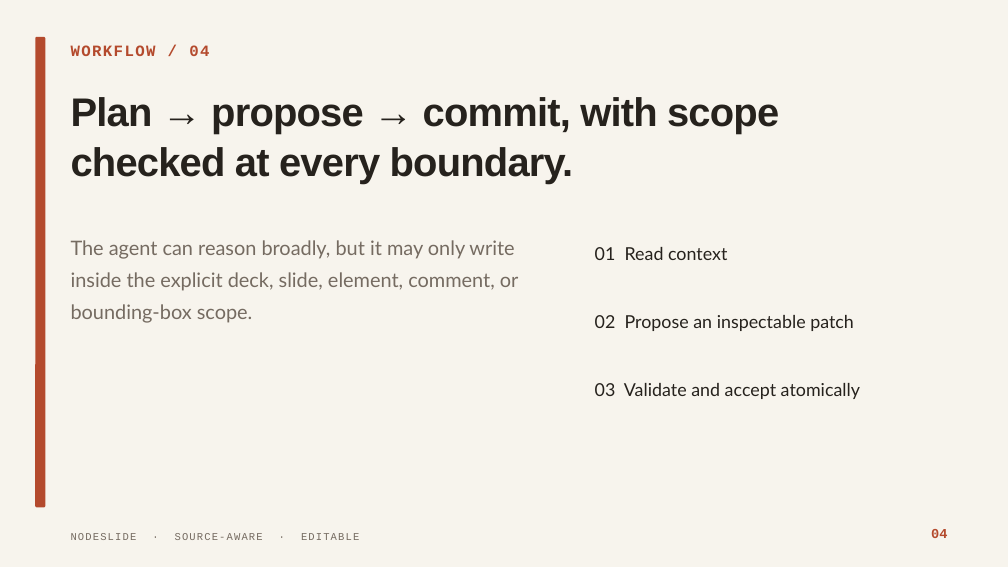
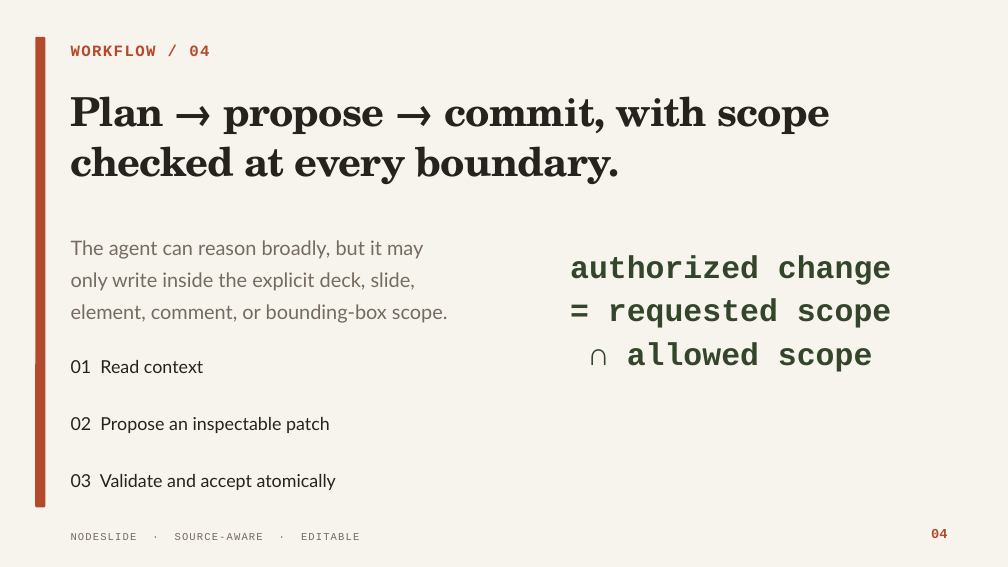
Before and after one commit to HomenShum/NodeSlide, a slide deck: slide 4 of docs/dogfood/nodeslide-domain-v1/nodeslide-golden.pptx. Drawn at 1008x567 pixels with LibreOffice and Linux fonts; fonts in the diff are those of the drawing. Boxes give left, top, right and bottom in pixels: in the first picture for what was removed or moved away, otherwise in the second. Text is boxed around its words. In the diff, an @@ line names an element or a change of style, - is before the commit and + after.

```diff
--- a/docs/dogfood/nodeslide-domain-v1/nodeslide-golden.pptx
+++ b/docs/dogfood/nodeslide-domain-v1/nodeslide-golden.pptx
@@ text "Plan → propose → commit, ..." at (71,96,830,184): font Arial to TeX Gyre Schola @@
@@ text "The agent can reason broadly, ..." rewrapped from (71,240,519,323) to (71,240,448,323) @@
@@ text added at (570,255,891,372), 30 pt, text #34452C, bold @@
+authorized change = requested scope ∩ allowed scope
@@ text "01 Read context": place and size @@
-text "01 Read context" at (595,247,727,260)
+text "01 Read context" at (71,360,203,373)
@@ text "02 Propose an inspectable patch": place and size @@
-text "02 Propose an inspectable patch" at (595,315,854,331)
+text "02 Propose an inspectable patch" at (71,417,330,433)
@@ text "03 Validate and accept atomically": place and size @@
-text "03 Validate and accept atomically" at (595,383,860,399)
+text "03 Validate and accept atomically" at (71,474,336,490)
```
Also in this commit, not shown: 6 other slides changed, 37 other files.
